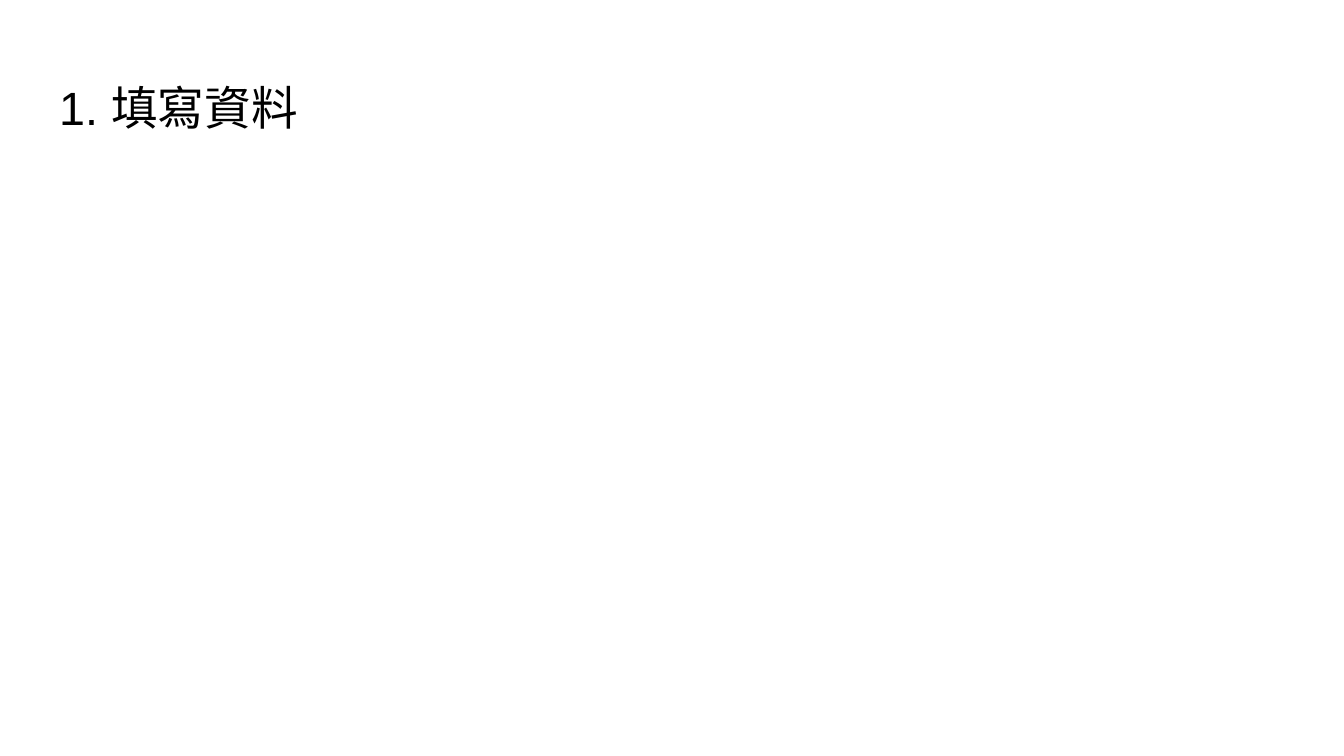
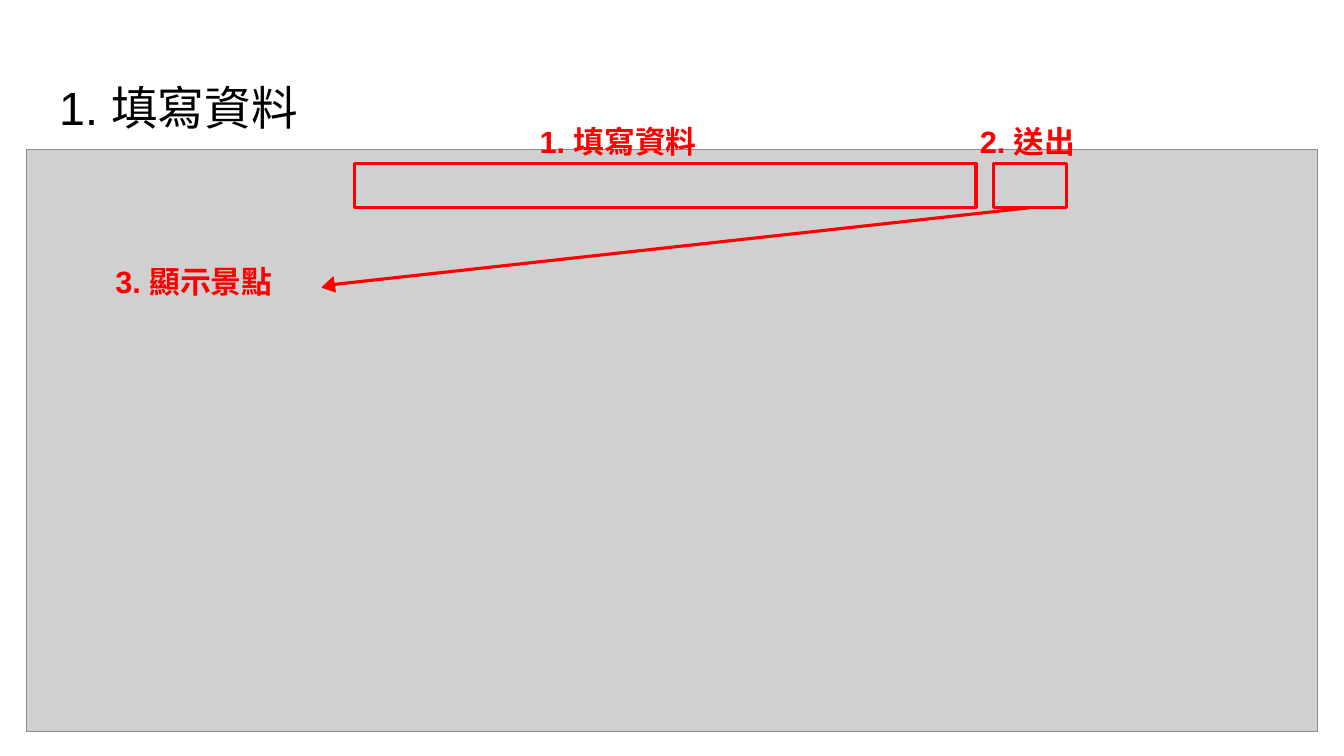
Before and after one commit to Weber0109/final-project, a slide deck: slide 4 of myapp/public/01257003+01257025.pptx. Drawn at 1344x756 pixels with LibreOffice and Linux fonts; fonts in the diff are those of the drawing; grey boxes stand for pictures. Boxes give left, top, right and bottom in pixels: in the first picture for what was removed or moved away, otherwise in the second. Text is boxed around its words. In the diff, an @@ line names an element or a change of style, - is before the commit and + after.

```diff
--- a/myapp/public/01257003+01257025.pptx
+++ b/myapp/public/01257003+01257025.pptx
@@ picture added at <box>27,149,1318,731</box> @@
@@ text added at <box>540,122,697,162</box>, 22 pt, text #FF0000, bold @@
+1. 填寫資料
@@ text added at <box>980,122,1075,162</box>, 22 pt, text #FF0000, bold @@
+2. 送出
@@ rectangle added at <box>355,163,976,208</box>, outline #FF0000 2.25 pt @@
@@ rectangle added at <box>993,163,1067,208</box>, outline #FF0000 2.25 pt @@
@@ line added from (1030, 208) to (335, 284), #FF0000 2.25 pt @@
@@ text added at <box>115,267,272,296</box>, 22 pt, text #FF0000, bold @@
+3. 顯示景點
@@ triangle added at <box>322,274,340,291</box>, fill #FF0000, outline #FF0000 0.75 pt @@
```
Also in this commit, not shown: 6 other slides changed, 4 slides added, 2 slides removed, 3 other files.
